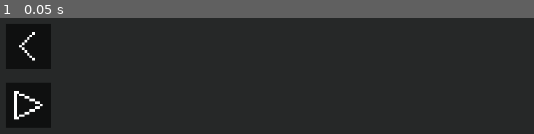
Above: before the commit, frame 1.
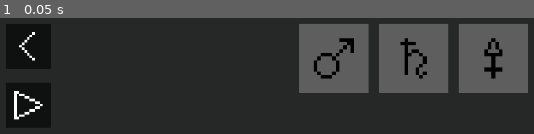
Above: after the commit, the same moment.

Repository: Andreabee0/Witches--Duel
Game: Godot game, scene res://scenes/menu/spell_select.tscn
The game is run twice, just before and just after one commit, with the same random seed, the same clock (stepped at 60 frames per second) and the same inputs. This scene is started directly instead of the project's main scene.
Inputs:
- Up to frame 1 (0.05 s): no input

The runs differ from the first frame. In frame 1, 23% of the frame differs, in the area x 55-99%, y 5-65%.

Commit message:
Add spell selection

Diff:
--- a/project.godot
+++ b/project.godot
@@ -28,6 +28,7 @@
 SoundPlayer="*res://src/sound_player.gd"
 MultiplayerInput="*res://addons/multiplayer_input/multiplayer_input.gd"
 PerkRegistry="*res://src/perks/registry.gd"
+SpellRegistry="*res://src/spells/registry.gd"
 
 [editor_plugins]
 
--- a/src/menu/cursor_selectable.gd
+++ b/src/menu/cursor_selectable.gd
@@ -3,6 +3,7 @@
 extends Control
 
 signal on_pressed(selectable: CursorSelectable, device: int)
+signal on_button(selectable: CursorSelectable, device: int, button: int)
 
 @export var select_sound: AudioStream = preload("res://sounds/select.wav")
 
@@ -59,7 +60,15 @@
 	if not Engine.is_editor_hint():
 		for device_id in Players.selections:
 			var selections: Selections = Players.selections[device_id]
-			if selections.cursor_in(get_global_rect()) and selections.has_pressed():
-				if not device_id in players:
+			if selections.cursor_in(get_global_rect()):
+				var any_select := false
+				if selections.has_pressed():
+					if not device_id in players:
+						any_select = true
+					on_pressed.emit(self, device_id)
+				for button in selections.buttons_has_pressed():
+					if not device_id in players:
+						any_select = true
+					on_button.emit(self, device_id, button)
+				if any_select:
 					SoundPlayer.play_sound(select_sound)
-				on_pressed.emit(self, device_id)
--- a/src/menu/player_display.gd
+++ b/src/menu/player_display.gd
@@ -84,10 +84,10 @@
 func selections_changed() -> void:
 	var i := 0
 	for button in selections.spells:
-		spells[i].selection = button
+		spells[i].button = button
 		i += 1
 	for j in range(i, spells.size()):
-		spells[i].selection = -1
+		spells[i].button = -1
 	if not perk.is_empty():
 		perk[0].selection = selections.perk.name if selections.perk else ""
 
--- a/src/menu/spell_icon.gd
+++ b/src/menu/spell_icon.gd
@@ -2,27 +2,20 @@
 class_name SpellIcon
 extends Control
 
-const BUTTONS: Array[Texture2D] = [
-	preload("res://sprites/menu/left_trigger.png"),
-	preload("res://sprites/menu/left_button.png"),
-	preload("res://sprites/menu/right_trigger.png"),
-	preload("res://sprites/menu/right_button.png"),
-]
-
-@export var selection := -1:
-	set = set_selection
+@export var button := -1:
+	set = set_button
 
 @export var color := Color.WHITE:
 	set = set_color
 
 
-func set_selection(value: int) -> void:
-	selection = clamp(value, -1, 3)
-	var enabled := selection >= 0
+func set_button(value: int) -> void:
+	button = clamp(value, -1, 3)
+	var enabled := button >= 0
 	$Filling.visible = enabled
 	$Button.visible = enabled
 	if enabled:
-		$Button.texture = BUTTONS[selection]
+		$Button.texture = Selections.button_textures[button]
 
 
 func set_color(value: Color) -> void:
@@ -32,4 +25,4 @@
 
 func _ready() -> void:
 	set_color(color)
-	set_selection(selection)
+	set_button(button)
--- a/src/menu/spell_select.gd
+++ b/src/menu/spell_select.gd
@@ -6,11 +6,14 @@
 signal play_pressed
 
 const BASE_PLAYER := preload("res://scenes/components/player_display.tscn")
+const BASE_SELECTABLE := preload("res://scenes/components/cursor_selectable.tscn")
 
 @export var player_count := 0:
 	set = set_player_count
 
-var players: Array[Node] = []
+var player_displays: Array[PlayerSelections] = []
+# player selectable to spell name
+var spell_selectables := {}
 
 @onready var spells_container: FlowContainer = $VerticalContainer/MainContainer/SpellsContainer
 @onready var play_button: Button = $VerticalContainer/MainContainer/Navigation/PlayButton
@@ -18,13 +21,13 @@
 
 func set_player_count(value: int) -> void:
 	player_count = value
-	Util.update_object_count(players, player_count, make_player)
+	Util.update_object_count(player_displays, player_count, make_player)
 
 
 func make_player() -> Node:
 	var ret := BASE_PLAYER.instantiate()
 	$VerticalContainer/PlayersContainer.add_child(ret)
-	var idx := players.size()
+	var idx := player_displays.size()
 	ret.perk_slots = 1
 	if Engine.is_editor_hint():
 		ret.spell_slots = 4
@@ -37,11 +40,24 @@
 	return ret
 
 
+func make_spell(spell: String) -> void:
+	var child: CursorSelectable = BASE_SELECTABLE.instantiate()
+	child.texture = SpellRegistry.get_spell_texture(spell)
+	Util.checked_connect(child.on_button, _on_spell_button_pressed)
+	spells_container.add_child(child)
+	spell_selectables[child] = spell
+
+
 func update_can_play() -> void:
 	play_button.disabled = not Players.all_joined_selected_spells()
 
 
 func _ready() -> void:
+	for child in spells_container.get_children():
+		child.queue_free()
+	for spell in SpellRegistry.all_spells:
+		make_spell(spell)
+
 	if Engine.is_editor_hint():
 		set_player_count(player_count)
 	else:
@@ -55,3 +71,15 @@
 
 func _on_play_pressed() -> void:
 	play_pressed.emit()
+
+
+func _on_spell_button_pressed(selectable: CursorSelectable, device: int, button: int) -> void:
+	var selections: Selections = Players.selections[device]
+	var current_spell: BaseSpell = selections.spells.get(button)
+	if current_spell:
+		for other: CursorSelectable in spell_selectables:
+			if spell_selectables[other] == current_spell.name:
+				other.set_player_selected(device, false)
+	selectable.set_player_selected(device, true)
+	selections.set_spell(button, SpellRegistry.new_spell_instance(spell_selectables[selectable]))
+	update_can_play()
--- a/src/selections.gd
+++ b/src/selections.gd
@@ -3,7 +3,28 @@
 
 signal changed
 
+enum Buttons {
+	LEFT_TRIGGER,
+	RIGHT_TRIGGER,
+	LEFT_BUTTON,
+	RIGHT_BUTTON,
+}
+
 const BASE_PLAYER := preload("res://scenes/player.tscn")
+
+static var button_actions := [
+	"use_action_lt",
+	"use_action_rt",
+	"use_action_lb",
+	"use_action_rb",
+]
+
+static var button_textures: Array[Texture2D] = [
+	preload("res://sprites/menu/left_trigger.png"),
+	preload("res://sprites/menu/left_button.png"),
+	preload("res://sprites/menu/right_trigger.png"),
+	preload("res://sprites/menu/right_button.png"),
+]
 
 var device: DeviceInput
 var cursor_position := Vector2.INF
@@ -34,17 +55,15 @@
 
 func get_additive(stat: int) -> float:
 	var ret = perk._get_additive(stat) if perk else 0.0
-	for spell in spells:
-		if spell != null:
-			ret += spell._get_additive(stat)
+	for spell in spells.values():
+		ret += spell._get_additive(stat)
 	return ret
 
 
 func get_multiplicative(stat: int) -> float:
 	var ret = perk._get_multiplicative(stat) if perk else 1.0
-	for spell in spells:
-		if spell != null:
-			ret *= spell._get_multiplicative(stat)
+	for spell in spells.values():
+		ret *= spell._get_multiplicative(stat)
 	return ret
 
 
@@ -70,3 +89,11 @@
 
 func has_pressed() -> bool:
 	return device.is_action_just_released("multi_ui_accept")
+
+
+func buttons_has_pressed() -> Array[int]:
+	var ret: Array[int] = []
+	for button: int in Buttons.values():
+		if device.is_action_just_released(button_actions[button]):
+			ret.append(button)
+	return ret
--- a/src/spells/iron.gd
+++ b/src/spells/iron.gd
@@ -1,5 +1,7 @@
 class_name IronSpell
 extends BaseSpell
+
+static var name := "iron"
 
 
 func _on_press(_direction: Vector2, _pos: Vector2) -> void:
--- a/src/spells/lead.gd
+++ b/src/spells/lead.gd
@@ -1,5 +1,7 @@
 class_name LeadSpell
 extends BaseSpell
+
+static var name := "lead"
 
 var aiming := false
 var speed_factor := 1.5
--- /dev/null
+++ b/src/spells/registry.gd
@@ -0,0 +1,16 @@
+@tool
+extends Node
+
+var all_spells := {
+	"iron": [IronSpell, preload("res://sprites/symbols/iron.png")],
+	"lead": [LeadSpell, preload("res://sprites/symbols/lead.png")],
+	"sulfur": [SulfurSpell, preload("res://sprites/symbols/sulfur.png")],
+}
+
+
+func new_spell_instance(spell: String) -> BaseSpell:
+	return all_spells[spell][0].new()
+
+
+func get_spell_texture(spell: String) -> Texture2D:
+	return all_spells[spell][1]
--- a/src/spells/sulfur.gd
+++ b/src/spells/sulfur.gd
@@ -1,5 +1,7 @@
 class_name SulfurSpell
 extends BaseSpell
+
+static var name := "sulfur"
 
 
 func _on_press(_direction: Vector2, _pos: Vector2) -> void:
